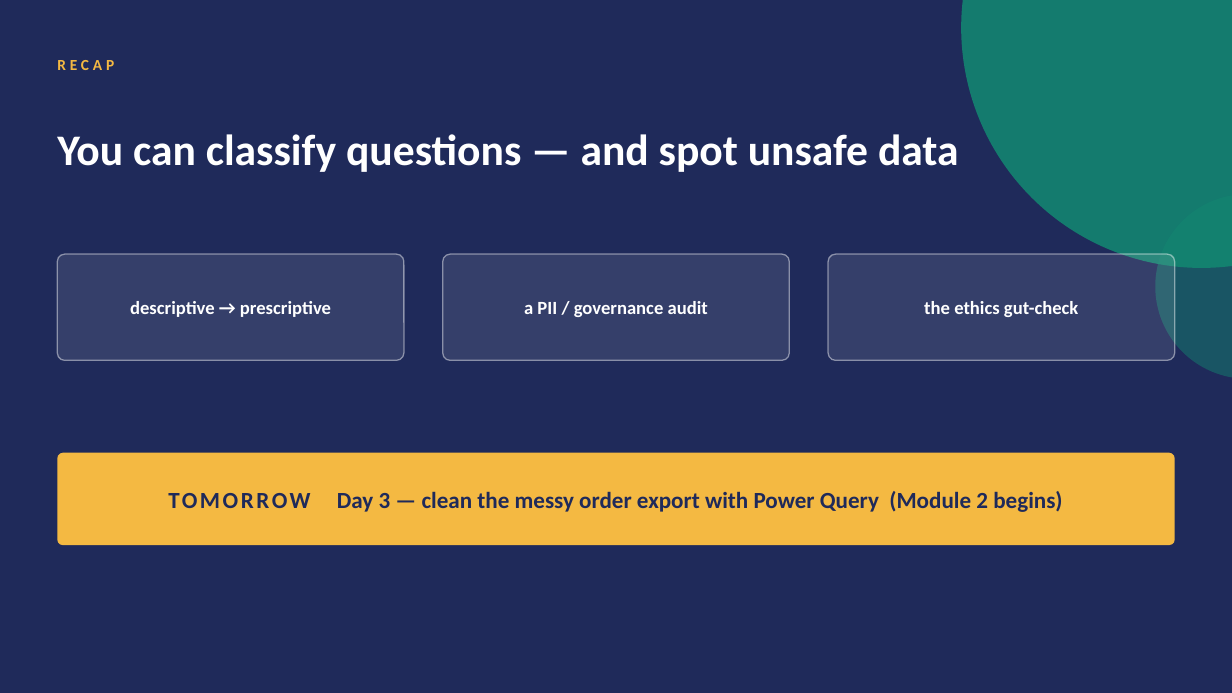
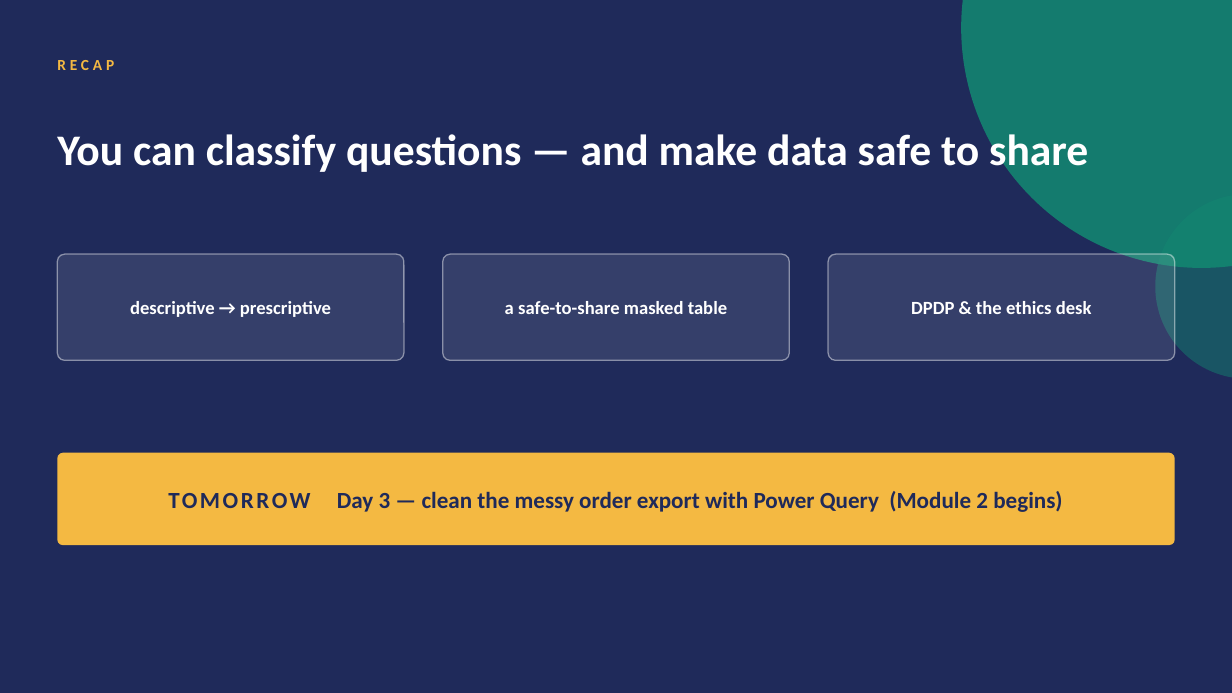
Before and after one commit to Abhinav1296/teaching, a slide deck: slide 11 of Day_02_Analytics_Types_and_Ethics/Day_02_deck.pptx (slide 10 before the commit). Drawn at 1232x693 pixels with LibreOffice and Linux fonts; fonts in the diff are those of the drawing. Boxes give left, top, right and bottom in pixels: in the first picture for what was removed or moved away, otherwise in the second. Text is boxed around its words. In the diff, an @@ line names an element or a change of style, - is before the commit and + after.

Commit message:
Day 2: deepen to 6-hour single-batch (15 Qs, masking lab, DPDP, ethics desk)

```diff
--- a/Day_02_Analytics_Types_and_Ethics/Day_02_deck.pptx
+++ b/Day_02_Analytics_Types_and_Ethics/Day_02_deck.pptx
@@ text at (57, 134, 1088, 176): text changed @@
-You can classify questions — and spot unsafe data
+You can classify questions — and make data safe to share
@@ text in rounded rectangle at (505, 301, 727, 314): text changed @@
-a PII / governance audit
+a safe-to-share masked table
@@ text in rounded rectangle at (911, 301, 1092, 314): text changed @@
-the ethics gut-check
+DPDP & the ethics desk
```
Also in this commit, not shown: 6 other slides changed, 3 slides added, 2 slides removed, 3 other files.
